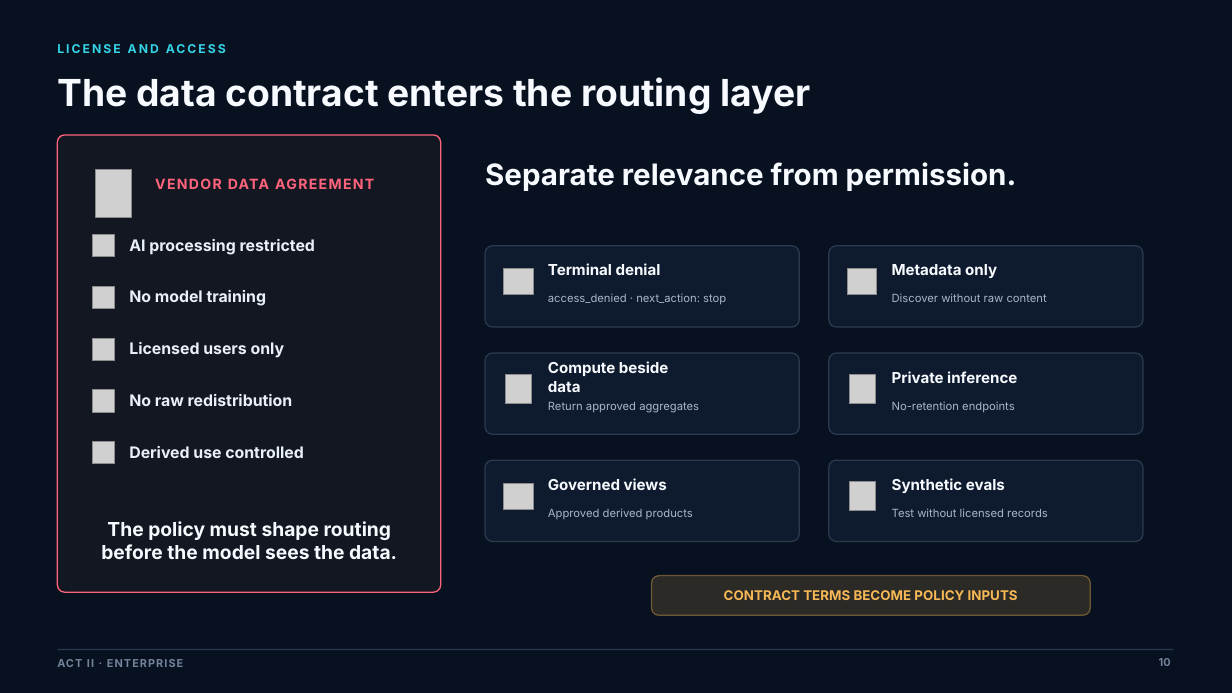
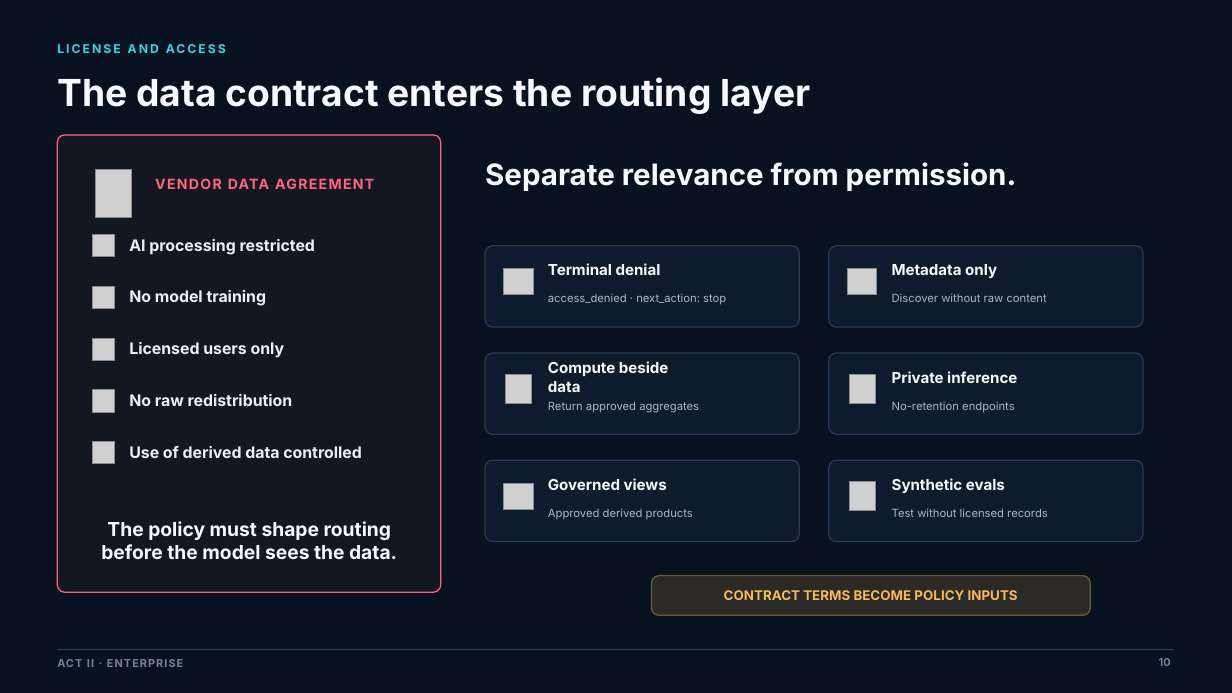
Before and after one commit to kolygri/kolygri.github.io, a slide deck: slide 10 of presentations/Beyond_the_Demo_Trusted_AI_Agents_MCP_AI_Expo_2026.pptx. Drawn at 1232x693 pixels with LibreOffice and Linux fonts; fonts in the diff are those of the drawing; grey boxes stand for pictures; background and template pictures are left out. Boxes give left, top, right and bottom in pixels: in the first picture for what was removed or moved away, otherwise in the second. Text is boxed around its words. In the diff, an @@ line names an element or a change of style, - is before the commit and + after.

```diff
--- a/presentations/Beyond_the_Demo_Trusted_AI_Agents_MCP_AI_Expo_2026.pptx
+++ b/presentations/Beyond_the_Demo_Trusted_AI_Agents_MCP_AI_Expo_2026.pptx
@@ text at box(129, 446, 362, 458): text changed @@
-Derived use controlled
+Use of derived data controlled
```
Also in this commit, not shown: 2 other slides changed, 1 other file.
